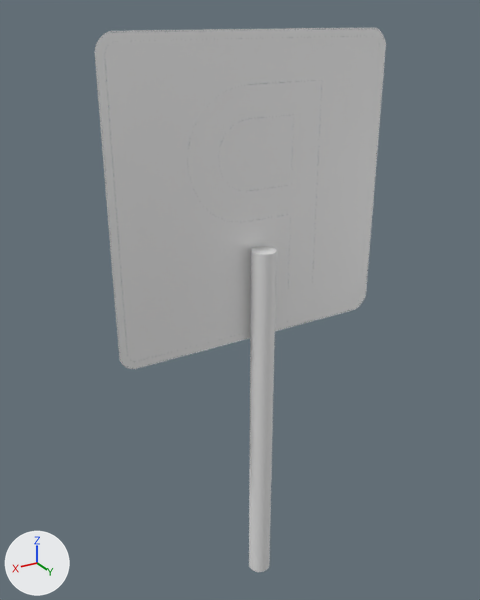
One commit to the COLLADA model worlds/models/meshes/Parking_zone.dae: the scene before it, then after it.
Rendered twice from a 50 mm lens placed at (0.168, 0.265, 0.305), pointed at (0.005, -0.007, 0.17). Arrows for +X, +Y and +Z are at lower left; the lights stay in place. Where no turn or scale is listed for an object, it has been applied to the vertices.

The first picture shows 'Cylinder', 'path1101'.
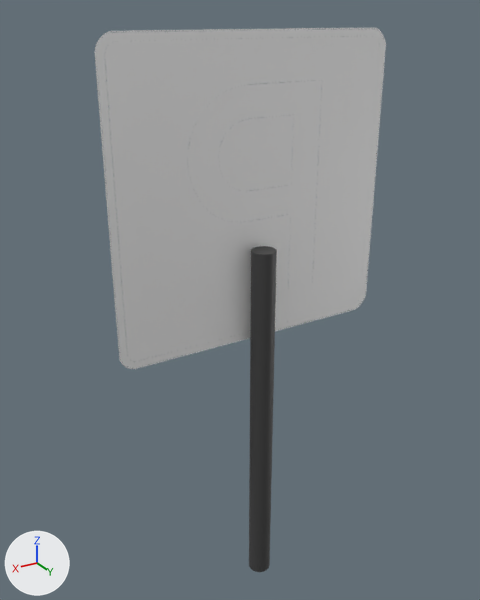
The change, as JSON lines over the scene's bpy script:
```json
{"op": "add", "block": "mat_material_001", "code": ["mat_material_001 = principled_material('Material.001')", "mat_material_001.base_color = (0.0497, 0.0497, 0.0497)  # black #3f3f3f"]}
{"block": "me_cylinder", "where": "me_cylinder.from_pydata(...)  # 64 vertices, 124 faces; spans x -0.006..0.006, y -0.006..0.006, z -0.1..0.1"}
{"op": "add", "block": "me_cylinder", "code": "me_cylinder.materials.append(mat_material_001)  # black #3f3f3f"}
```

Changed parts and their boxes [x1, y1, x2, y2] in the pictures (480 x 600 px):
```json
{"object": "Cylinder", "change": "recoloured", "before": [249, 246, 277, 572], "after": [249, 246, 277, 572], "on screen": "grey to black"}
```
